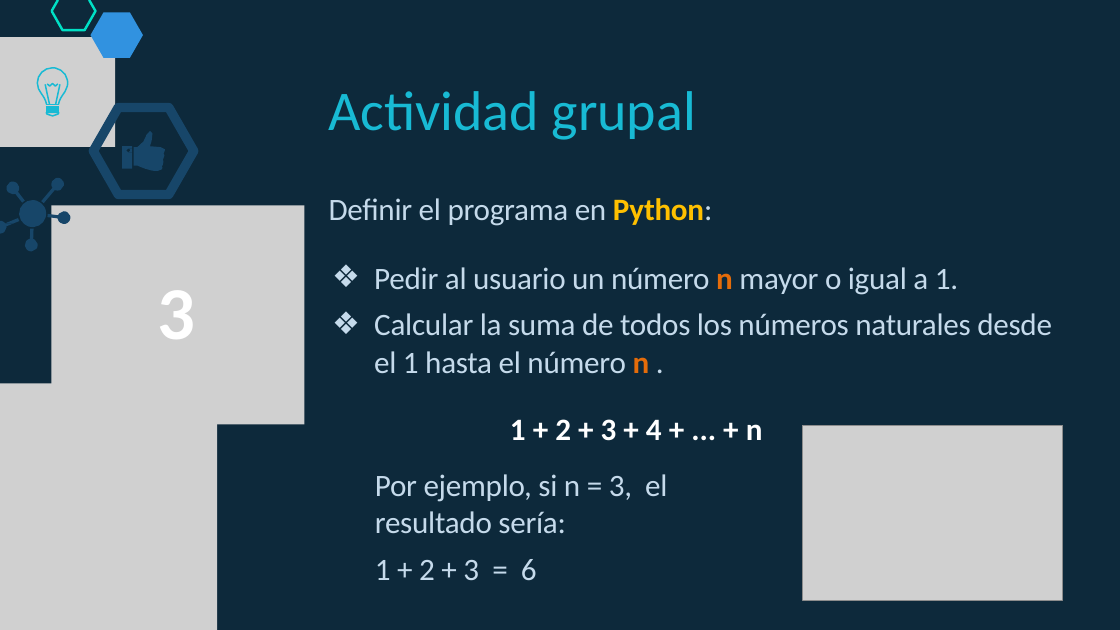
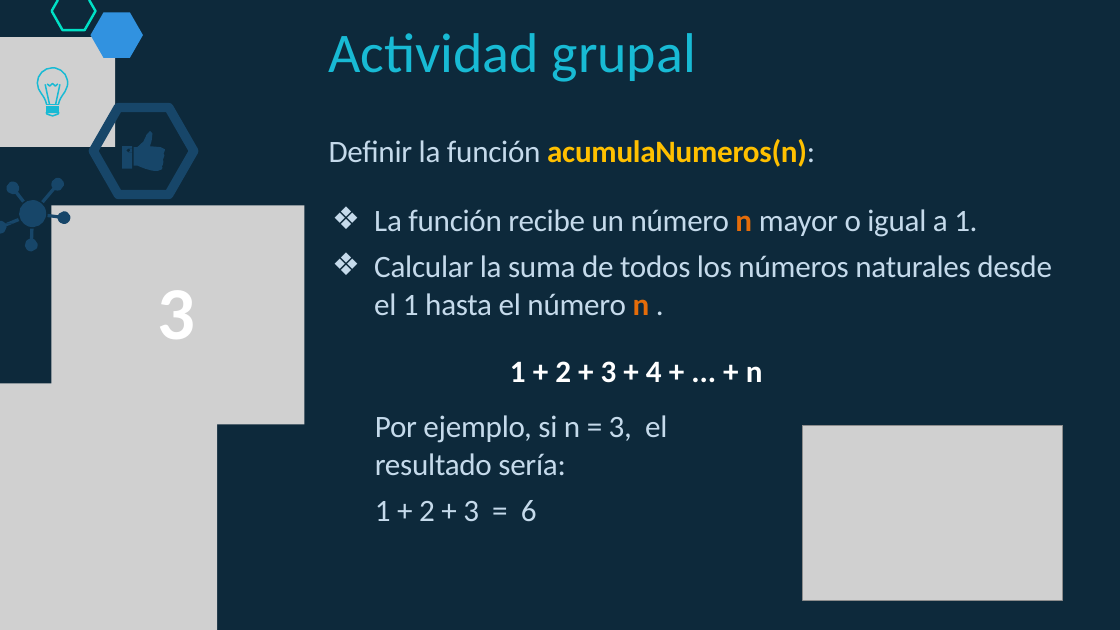
Before and after one commit to lizetheP/PensamientoC, a slide deck: slide 33 of Calendario2019/Presentaciones/Semana3/3_1_While.pptx (slide 32 before the commit). Drawn at 1120x630 pixels with LibreOffice and Linux fonts; fonts in the diff are those of the drawing; grey boxes stand for pictures. Boxes give left, top, right and bottom in pixels: in the first picture for what was removed or moved away, otherwise in the second. Text is boxed around its words. In the diff, an @@ line names an element or a change of style, - is before the commit and + after.

```diff
--- a/Calendario2019/Presentaciones/Semana3/3_1_While.pptx
+++ b/Calendario2019/Presentaciones/Semana3/3_1_While.pptx
@@ text at box(329, 139, 815, 167): text changed @@
-Definir el programa en Python:
+Definir la función acumulaNumeros(n):
@@ 3 texts: place and size @@
-3 texts at box(328, 91, 1052, 441)
+3 texts at box(328, 33, 1052, 383)
@@ text at box(374, 209, 977, 237): text changed @@
-❖ Pedir al usuario un número n mayor o igual a 1.
+❖ La función recibe un número n mayor o igual a 1.
@@ text "Por ejemplo, si n = ...": place and size @@
-text "Por ejemplo, si n = ..." at box(375, 474, 667, 580)
+text "Por ejemplo, si n = ..." at box(375, 415, 667, 521)
```
Also in this commit, not shown: 9 other slides changed, 2 slides added, 4 other files.
